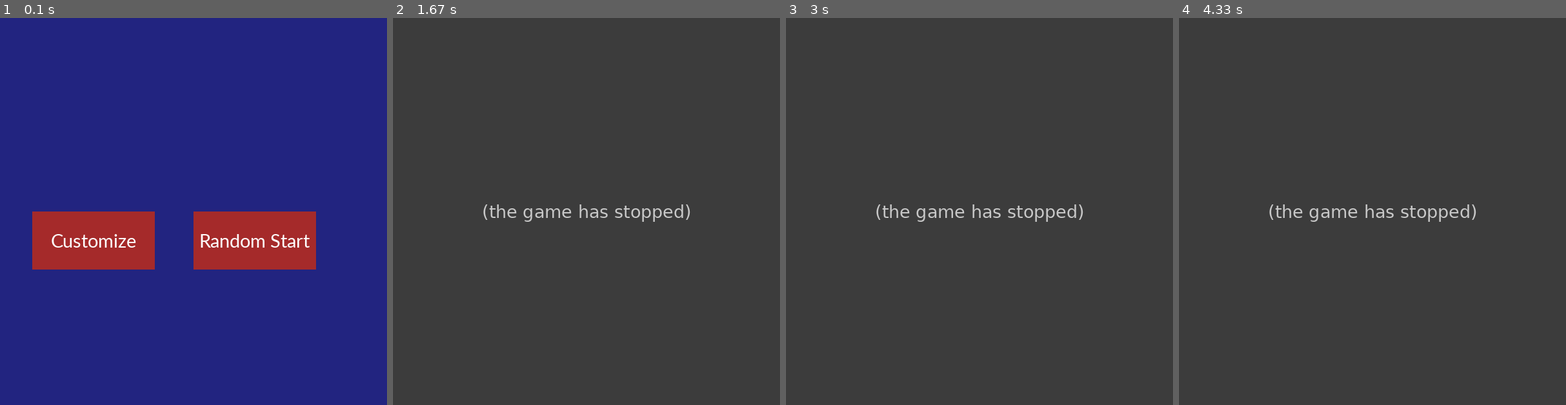
Above: before the commit, frames 1-4 (left to right).
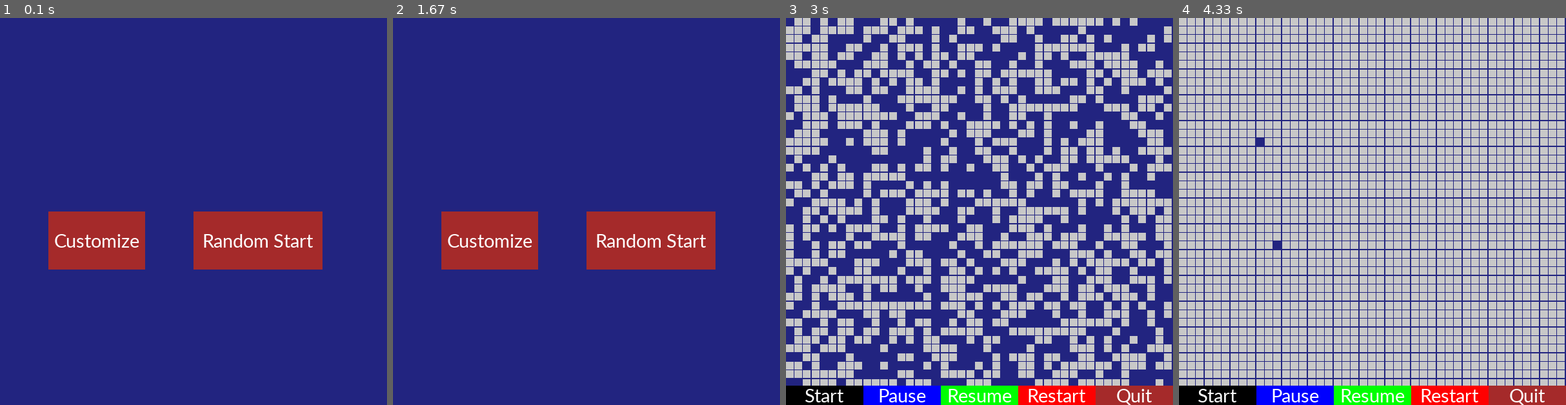
Above: after the commit, the same moments.

Repository: Tesfa-eth/Conways-Game-of-Life
Game: pygame game, started from conways_game_of_life_improved/game.py
Same seed, same stepped clock (60 frames per second), same inputs: the game is played once before the commit and once after it.
Inputs (mouse positions are in pixels of both pictures, inside the frame that each line leads up to):
- Up to frame 1 (0.1 s): no input
- Up to frame 2 (1.67 s): click "Customize" at 0.38 s; click "Start" at 0.72 s; click (652, 242) at 1.05 s; click "Restart" at 1.38 s
- Up to frame 3 (3 s): click "Random Start" at 1.72 s; click (983, 250) at 2.05 s; click "Restart" at 2.38 s; click "Random Start" at 2.72 s
- Up to frame 4 (4.33 s): click "Start" at 3.05 s; click "Restart" at 3.38 s; click "Customize" at 3.72 s; click (1260, 137) at 4.05 s

The runs differ from the first frame. In frame 1, 2.2% of the frame differs, in the area x 8-84%, y 50-65%; in frame 2, 100%, in the area x 0-100%, y 0-100%; in frame 3, 100%; in frame 4, 100%.
Error before the commit: IndexError: index 45 is out of bounds for axis 0 with size 45 (game.py line 122); the game stopped at 0.68 s (later frames are placeholders)

Commit message:
bug fix
fixed the customize issue regarding mouse sensativity

Diff:
--- a/conways_game_of_life_improved/game.py
+++ b/conways_game_of_life_improved/game.py
@@ -110,19 +110,26 @@
             newState = array
             #print(newState)
             col = BLUE if newState[i, j] == 1 else WHITE
-            rect = pygame.Rect(j*block_size_y, i*block_size_x-btn_space, block_size_y-1, block_size_x-1)
+            rect = pygame.Rect(j*block_size_y, i*block_size_x, block_size_y-1, block_size_x-1)
             pygame.draw.rect(SCREEN, col, rect)
 
     return newState
 
 def customize(mouse_position, grid):
     block_size_height = WINDOW_HEIGHT//grid.shape[0]
+    block_size_weight = WINDOW_WIDTH//grid.shape[1]
     i = mouse_position[0]//block_size_height
-    j = mouse_position[1]//block_size_height
-    if grid[j][i] == 1:
+    j = mouse_position[1]//block_size_weight
+
+    print(i,j)
+    print('shape', grid.shape)
+
+    if i < grid.shape[0] and j < grid.shape[0]:
+        grid[j][i] = 1
+    """if grid[j][i] == 1: # depending on what they want regarding mouse customization
         grid[j][i] = 0
     else:
-        grid[j][i] = 1
+        grid[j][i] = 1"""
     #print(grid)
     return grid
     #print(i,j)
@@ -165,10 +172,10 @@
     start_button = Button('black', btn_location_w-(btn_width*4), btn_location_h, btn_width, btn_height, 'Start')
 
     #Random start
-    random_button = Button('brown', WINDOW_HEIGHT//2, WINDOW_WIDTH/2, 190, 90, 'Random Start')
+    random_button = Button('brown', WINDOW_WIDTH//2, WINDOW_HEIGHT//2, WINDOW_WIDTH//3, 90, 'Random Start')
 
     #Glider
-    customize_button = Button('brown',WINDOW_WIDTH/2-250, WINDOW_HEIGHT//2, 190, 90, 'Customize')
+    customize_button = Button('brown',WINDOW_WIDTH//8, WINDOW_HEIGHT//2, WINDOW_WIDTH//4, 90, 'Customize')
 
     import time
     pause = False
@@ -222,7 +229,7 @@
         if start:
             SCREEN.fill(BLUE)
             # maximize the grid in every 15 iteration
-            if maximize % 35 == 0 and update == True:
+            if maximize % 25 == 0 and update == True:
                 grid = pad_array(grid, 0)
                 print("maximizing now")
             grid = update_grid(grid, WINDOW_WIDTH/grid.shape[1], WINDOW_HEIGHT/grid.shape[0], update) # has to be both height and width
